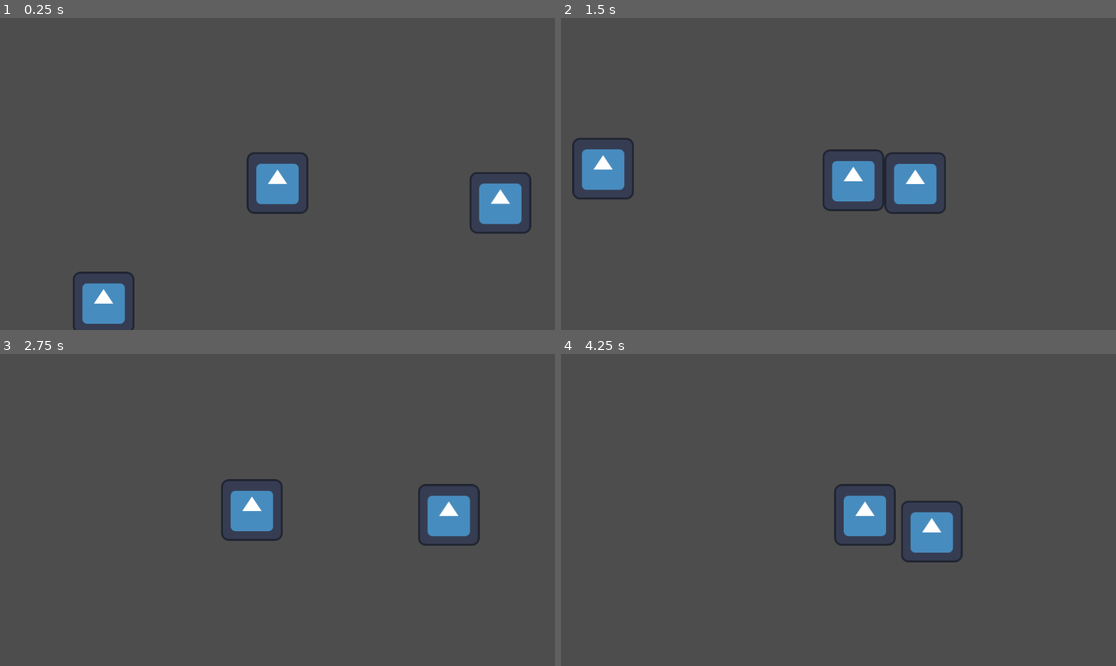
Above: before the commit, frames 1-4 (two rows, left to right).
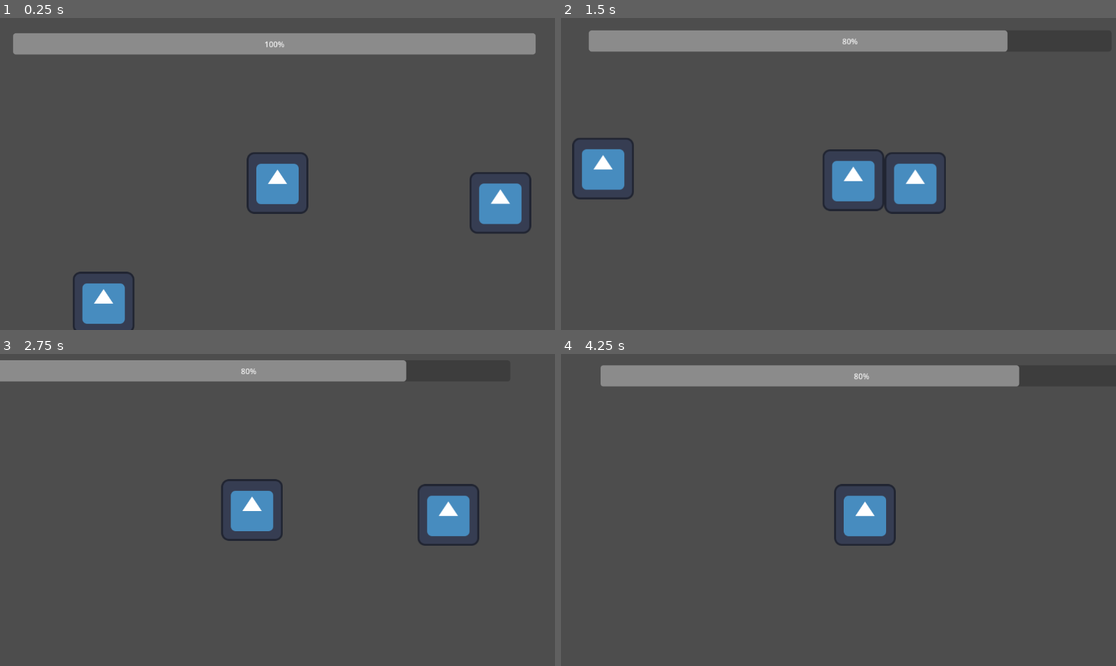
Above: after the commit, the same moments.

Repository: wizjineer/ugj-104-actual
Game: Godot game, scene res://scenes/main.tscn
Two runs of this game, one before a commit and one after it. Both use one fixed random seed, a clock stepped at 60 frames per second and the inputs below. The engine's default icon, where the game draws it, is replaced by a stand-in: a white triangle on a blue panel in a dark square.
Inputs (mouse positions are in pixels of both pictures, inside the frame that each line leads up to):
- Up to frame 1 (0.25 s): no input
- Up to frame 2 (1.5 s): move the mouse to (960, 158) at 0.52 s; press the mouse at (960, 158) at 0.53 s; hold D (right) from 0.53 s (still down); tap Space (jump) at 0.77 s; move the mouse to (727, 189) at 1.27 s; release the mouse at (727, 189) at 1.28 s; click (727, 189) at 1.35 s
- Up to frame 3 (2.75 s): tap Space (jump) at 1.52 s; move the mouse to (333, 441) at 2.02 s; release D (right) at 2.03 s; press the mouse at (333, 441) at 2.03 s; hold A (left) from 2.03 s (still down)
- Up to frame 4 (4.25 s): move the mouse to (810, 572) at 2.77 s; release A (left) at 2.78 s; release the mouse at (810, 572) at 2.78 s; hold D (right) from 2.78 s (still down); click (810, 572) at 2.85 s; tap Space (jump) at 3.02, 3.77 s; move the mouse to (1005, 556) at 3.52 s; press the mouse at (1005, 556) at 3.53 s

The runs differ from the first frame. In frame 1, 6.5% of the frame differs, in the area x 2-97%, y 4-12%; in frame 2, 5.1%; in frame 3, 5.1%; in frame 4, 6.5%, in the area x 7-83%, y 3-67%.

Commit message:
enemies attack back
you touch them and your dealt dammadge when you lose all your health you die

Diff:
--- a/project.godot
+++ b/project.godot
@@ -18,6 +18,7 @@
 [global_group]
 
 enemies=""
+players=""
 
 [input]
 
--- a/scenes/enemy.tscn
+++ b/scenes/enemy.tscn
@@ -1,10 +1,13 @@
-[gd_scene load_steps=4 format=3 uid="uid://biqwql2rti2gx"]
+[gd_scene load_steps=5 format=3 uid="uid://biqwql2rti2gx"]
 
 [ext_resource type="Script" path="res://scripts/enemy.gd" id="1_fp3wx"]
 [ext_resource type="Resource" uid="uid://1286npfngbs5" path="res://recources/crawler.tres" id="2_b86tc"]
 
 [sub_resource type="RectangleShape2D" id="RectangleShape2D_pg112"]
 size = Vector2(130, 120)
+
+[sub_resource type="RectangleShape2D" id="RectangleShape2D_c2gfd"]
+size = Vector2(140, 123)
 
 [node name="enemy" type="CharacterBody2D" groups=["enemies"]]
 script = ExtResource("1_fp3wx")
@@ -23,4 +26,12 @@
 [node name="imunity_timer" type="Timer" parent="."]
 wait_time = 0.2
 
+[node name="Area2D" type="Area2D" parent="."]
+position = Vector2(162, -19)
+
+[node name="CollisionShape2D" type="CollisionShape2D" parent="Area2D"]
+position = Vector2(-162, 17.5)
+shape = SubResource("RectangleShape2D_c2gfd")
+
 [connection signal="timeout" from="imunity_timer" to="." method="_on_imunity_timer_timeout"]
+[connection signal="body_entered" from="Area2D" to="." method="_on_area_2d_body_entered"]
--- a/scenes/player.tscn
+++ b/scenes/player.tscn
@@ -70,8 +70,9 @@
 "new_animation": SubResource("Animation_4nqu4")
 }
 
-[node name="player" type="CharacterBody2D"]
+[node name="player" type="CharacterBody2D" groups=["players"]]
 script = ExtResource("1_0pnjp")
+health = 5
 
 [node name="Sprite2D" type="Sprite2D" parent="."]
 texture = ExtResource("1_2lefj")
@@ -108,6 +109,13 @@
 scale = Vector2(0.28125, 1)
 texture = ExtResource("1_2lefj")
 
+[node name="ProgressBar" type="ProgressBar" parent="."]
+offset_left = -549.0
+offset_top = -311.0
+offset_right = 536.0
+offset_bottom = -267.0
+max_value = 5.0
+
 [connection signal="timeout" from="attack_durashan" to="." method="_on_dash_timer_timeout"]
 [connection signal="timeout" from="attack_durashan" to="." method="_on_attack_durashan_timeout"]
 [connection signal="timeout" from="attack_cooldown" to="." method="_on_dash_cooldown_timeout"]
--- a/scripts/enemy.gd
+++ b/scripts/enemy.gd
@@ -58,3 +58,10 @@
 
 func _on_imunity_timer_timeout() -> void:
 	attacked = false
+
+
+func _on_area_2d_body_entered(body: Node2D) -> void:
+	if body.is_in_group("players"):
+		var knockback_dir = (global_position - body.global_position).normalized()
+		var knockback_strength = 300.0
+		body.take_damage(1, knockback_dir, knockback_strength)
--- a/scripts/player.gd
+++ b/scripts/player.gd
@@ -11,6 +11,7 @@
 var attacking = false
 var cooldown = false
 var attack = false
+var knockback_force: Vector2 = Vector2.ZERO
 
 func _input(event: InputEvent) -> void:
 	if Input.is_action_pressed("attack"):
@@ -22,6 +23,7 @@
 
 
 func _physics_process(delta: float) -> void:
+	$ProgressBar.value = health
 	# Add the gravity.
 	if not is_on_floor():
 		velocity += get_gravity() * delta
@@ -37,7 +39,6 @@
 		elif !has_double_jumped:
 			velocity.y = JUMP_VELOCITY
 			has_double_jumped = true
-
 	# Get the input direction and handle the movement/deceleration.
 	var direction := Input.get_axis("left", "right")
 	if direction:
@@ -45,7 +46,28 @@
 	else:
 		velocity.x = move_toward(velocity.x, 0, SPEED)
 
+	# Apply knockback force.
+	velocity += knockback_force * delta
+
+	# Decay the knockback force over time to simulate friction.
+	knockback_force = lerp(knockback_force, Vector2.ZERO, delta)
+
 	# Flip the character based on movement direction
+	move_and_slide()
+	var overlaping_bodies = $Area2D.get_overlapping_bodies()
+
+	for body in overlaping_bodies:
+		if body.is_in_group("enemies"):
+			if attacking:
+				body.take_damage(2)
+
+func take_damage(amount: int, knockback_dir: Vector2, knockback_strength: float):
+	# Reduce health
+	health -= amount
+	# Apply knockback
+	if health <= 0:
+		die()
+	knockback_force = knockback_dir.normalized() * knockback_strength
 
 
 	move_and_slide()
@@ -61,3 +83,6 @@
 
 func _on_attack_cooldown_timeout() -> void:
 	attack = false
+
+func die():
+	get_tree().quit()
